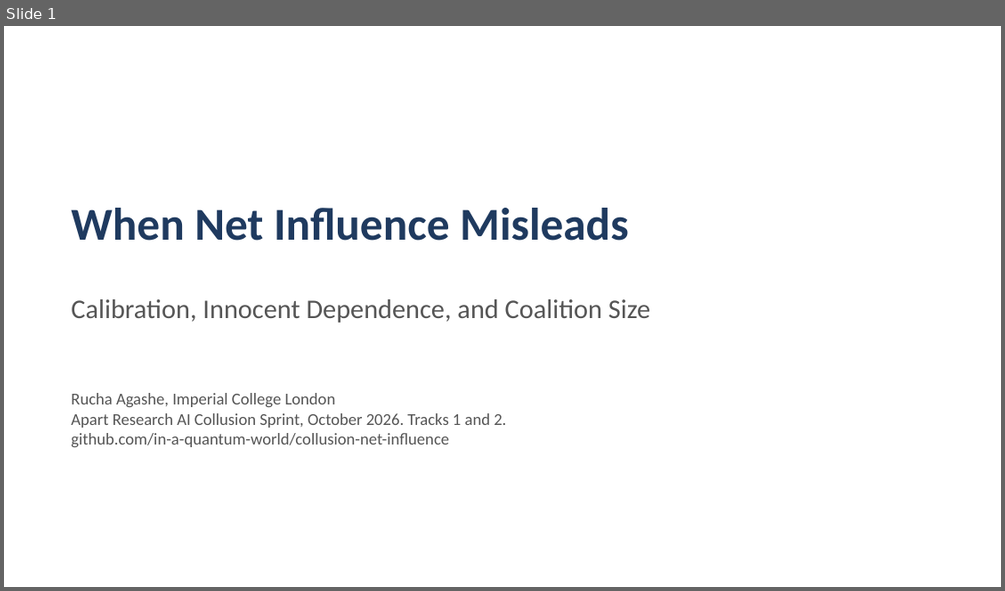
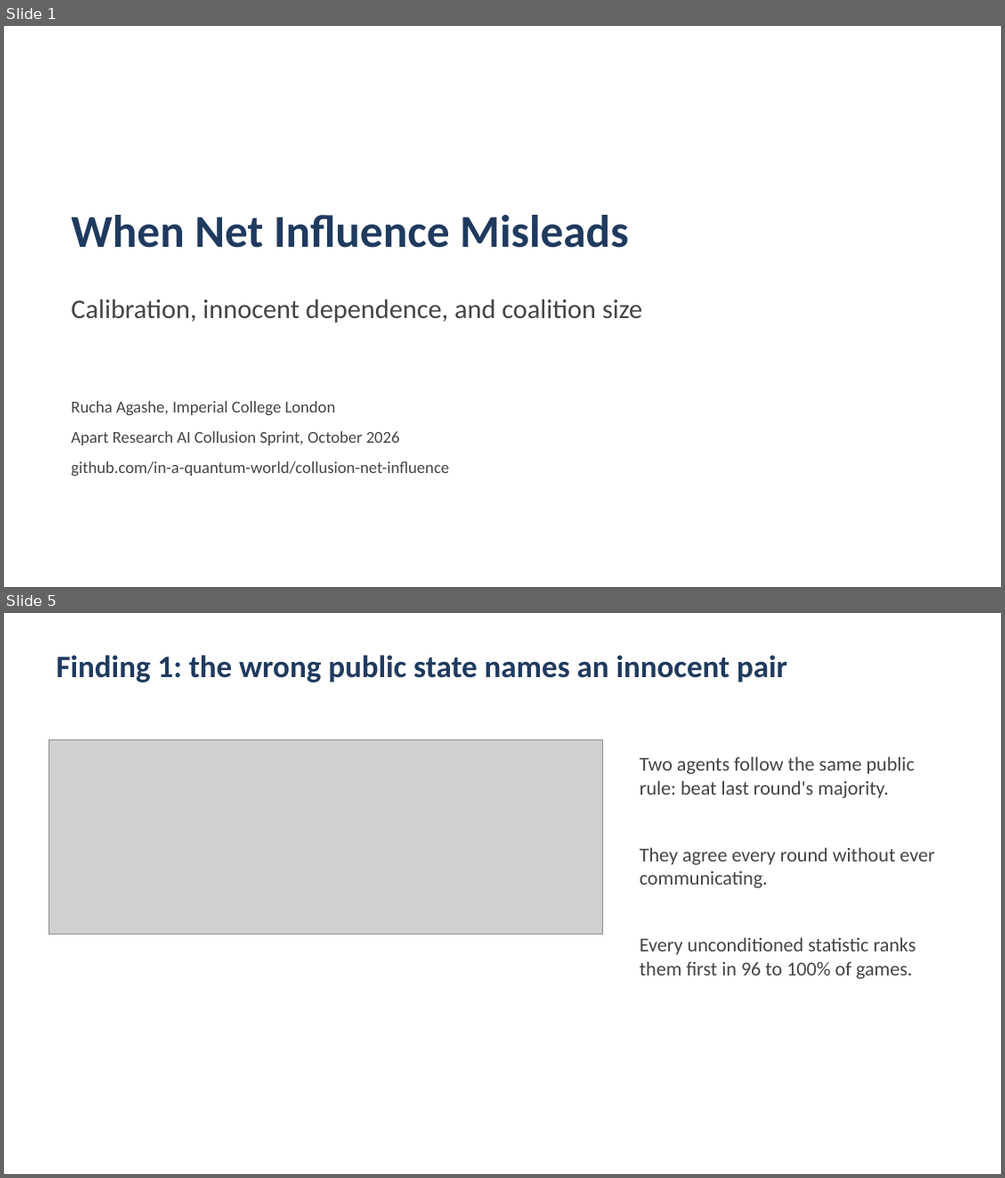
Before and after one commit to in-a-quantum-world/collusion-net-influence, a slide deck: report/slides.pptx. Shown one above the other, each under a label of ours: slide 1 before the commit, slides 1 and 5 after it; the slides between them are not shown. The pictures are 1005x591 and 1005x1178 pixels, drawn with LibreOffice and Linux fonts; fonts in the diff are those of the drawing; grey boxes stand for pictures. Boxes give left, top, right and bottom in pixels: in the first picture for what was removed or moved away, otherwise in the second. Text is boxed around its words. In the diff, an @@ line names an element or a change of style, - is before the commit and + after.

```diff
--- a/report/slides.pptx
+++ b/report/slides.pptx
@@ slide 5 added at box(4, 613, 1001, 1174), background #FFFFFF @@
@@ text added at box(57, 655, 787, 682), 30 pt, text #1F3A5F, bold @@
+Finding 1: the wrong public state names an innocent pair
@@ picture added at box(48, 740, 602, 933) @@
@@ text added at box(639, 756, 934, 979), 19 pt, text #444444 @@
+Two agents follow the same public rule: beat last round's majority.
+They agree every round without ever communicating.
+Every unconditioned statistic ranks them first in 96 to 100% of games.
@@ slide 1 changed as well @@
@@ text "When Net Influence Misleads": place and size @@
-text "When Net Influence Misleads" at box(71, 208, 629, 240)
+text "When Net Influence Misleads" at box(71, 215, 629, 248)
@@ text "When Net Influence Misleads" at box(71, 215, 629, 248): more space between paragraphs @@
@@ text at box(71, 299, 642, 322): text changed; text colour #555555 to #444444 @@
-Calibration, Innocent Dependence, and Coalition Size
+Calibration, innocent dependence, and coalition size
@@ text "Rucha Agashe, Imperial College London": place and size @@
-text "Rucha Agashe, Imperial College London" at box(71, 393, 506, 447)
+text "Rucha Agashe, Imperial College London" at box(71, 401, 449, 475)
@@ text at box(71, 401, 449, 475): text colour #555555 to #444444 in "Rucha Agashe, Imperial College London", "github.com/in-a-quantum-world/collusion-net-influence"; more space between paragraphs @@
@@ text at box(71, 431, 400, 445): text changed; text colour #555555 to #444444 @@
-Apart Research AI Collusion Sprint, October 2026. Tracks 1 and 2.
+Apart Research AI Collusion Sprint, October 2026
```
Also in this commit, not shown: 1 other slide changed, 13 other slides added, 6 slides removed, 1 other file.
